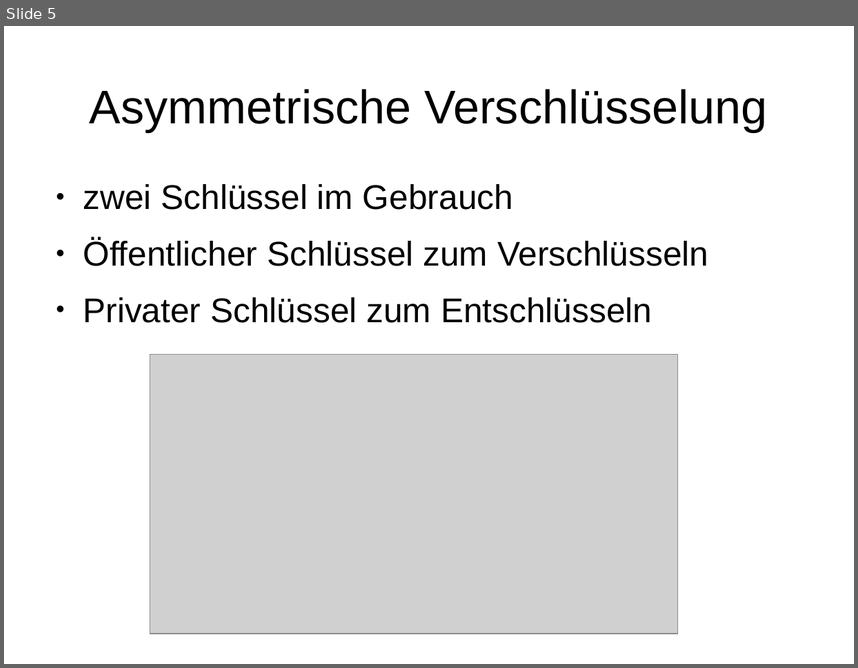
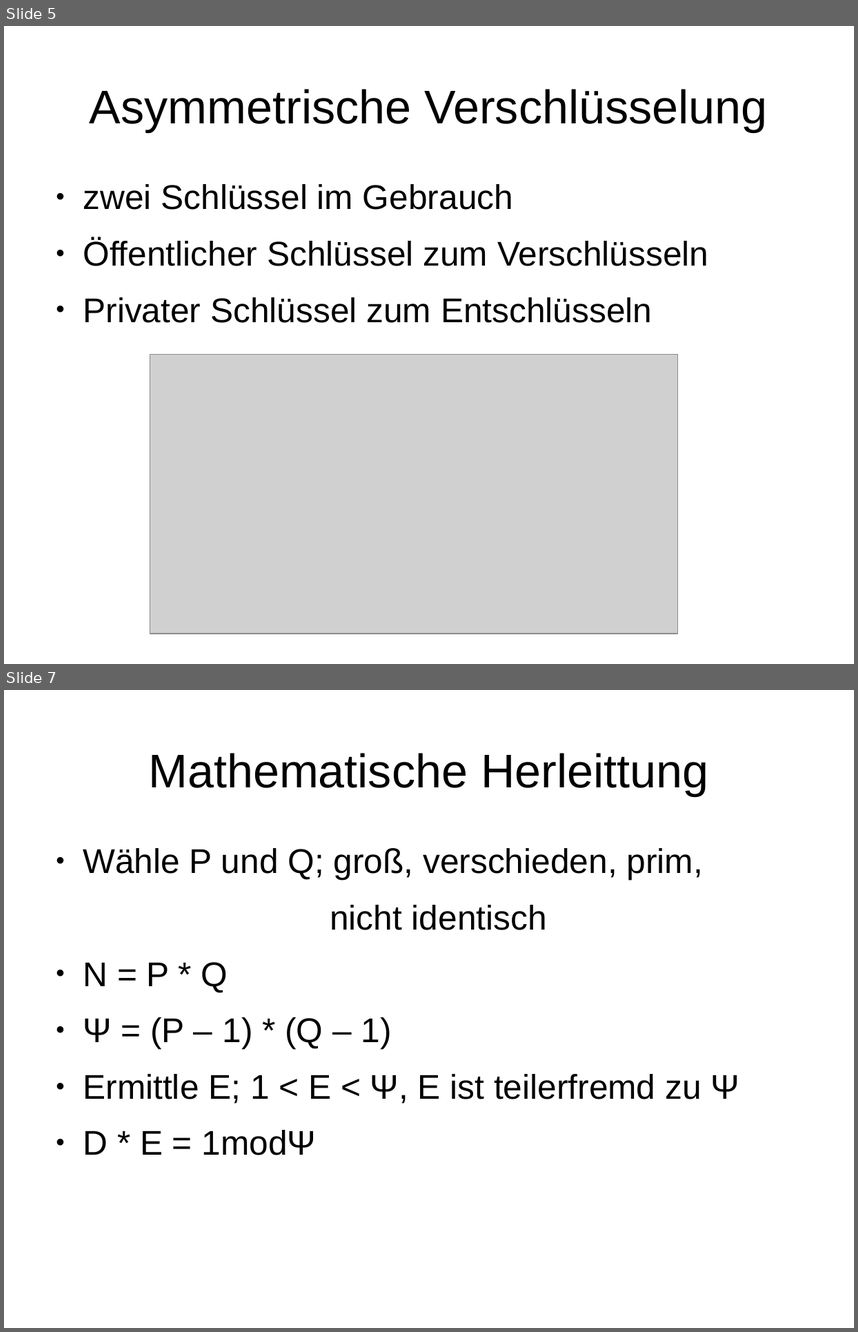
Before and after one commit to stadler-tom/schreibzeug, a slide deck: Presentation/Hauptseminar_RSA.odp. Shown one above the other, each under a label of ours: slide 5 before the commit, slides 5 and 7 after it; the slides between them are not shown. The pictures are 858x668 and 858x1332 pixels, drawn with LibreOffice and Linux fonts; fonts in the diff are those of the drawing; grey boxes stand for pictures. Boxes give left, top, right and bottom in pixels: in the first picture for what was removed or moved away, otherwise in the second. Text is boxed around its words. In the diff, an @@ line names an element or a change of style, - is before the commit and + after.

Commit message:
more folien

```diff
--- a/Presentation/Hauptseminar_RSA.odp
+++ b/Presentation/Hauptseminar_RSA.odp
@@ slide 7 added at box(4, 690, 854, 1328), background #FFFFFF @@
@@ title added at box(148, 753, 708, 796), 44 pt, text #000000 @@
+Mathematische Herleittung
@@ text added at box(83, 848, 740, 1155), 32 pt, text #000000 @@
+● Wähle P und Q; groß, verschieden, prim,
+nicht identisch
+● N = P * Q
+● Ψ = (P – 1) * (Q – 1)
+● Ermittle E; 1 < E < Ψ, E ist teilerfremd zu Ψ
+● D * E = 1modΨ
```
Also in this commit, not shown: 1 slide changed, 4 other slides added, 1 other file.
